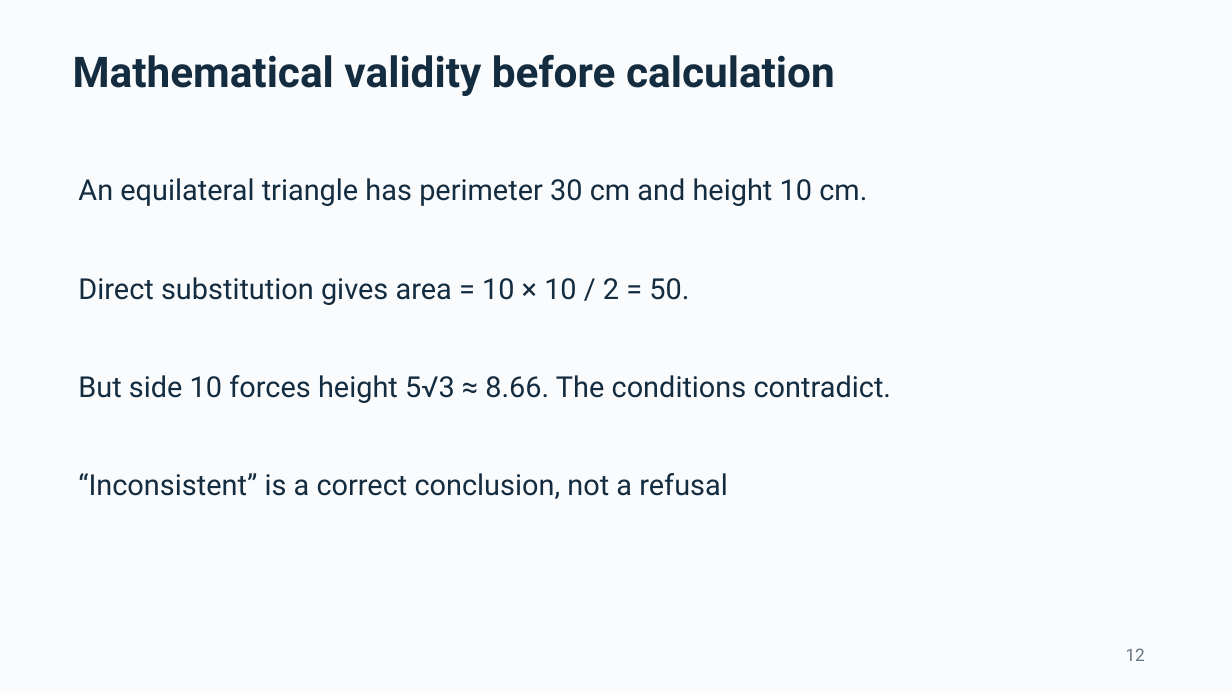
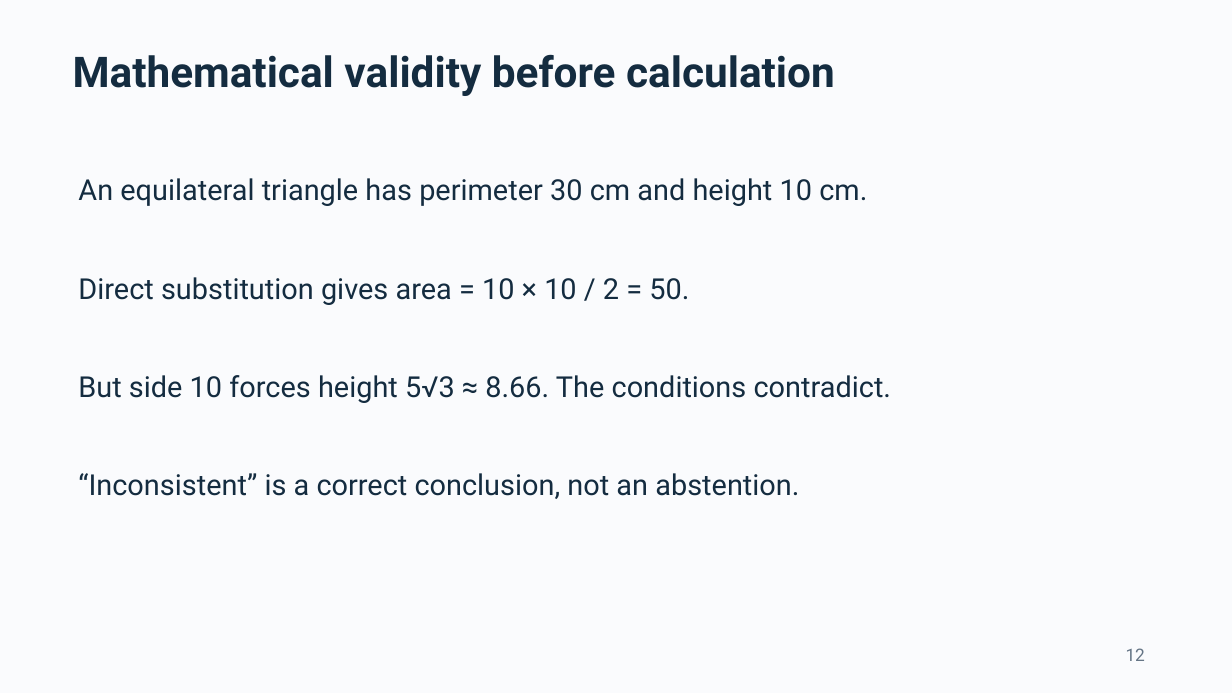
Before and after one commit to ThomasLin070217/comp2501-ai-reliability, a slide deck: slide 12 of Submission_Pack/COMP2501_presentation.pptx. Drawn at 1232x693 pixels with LibreOffice and Linux fonts; fonts in the diff are those of the drawing. Boxes give left, top, right and bottom in pixels: in the first picture for what was removed or moved away, otherwise in the second. Text is boxed around its words. In the diff, an @@ line names an element or a change of style, - is before the commit and + after.

```diff
--- a/Submission_Pack/COMP2501_presentation.pptx
+++ b/Submission_Pack/COMP2501_presentation.pptx
@@ text at [78, 473, 799, 499]: text changed @@
-“Inconsistent” is a correct conclusion, not a refusal
+“Inconsistent” is a correct conclusion, not an abstention.
```
Also in this commit, not shown: 6 other slides changed, 11 slides added, 9 slides removed, 21 other files.
